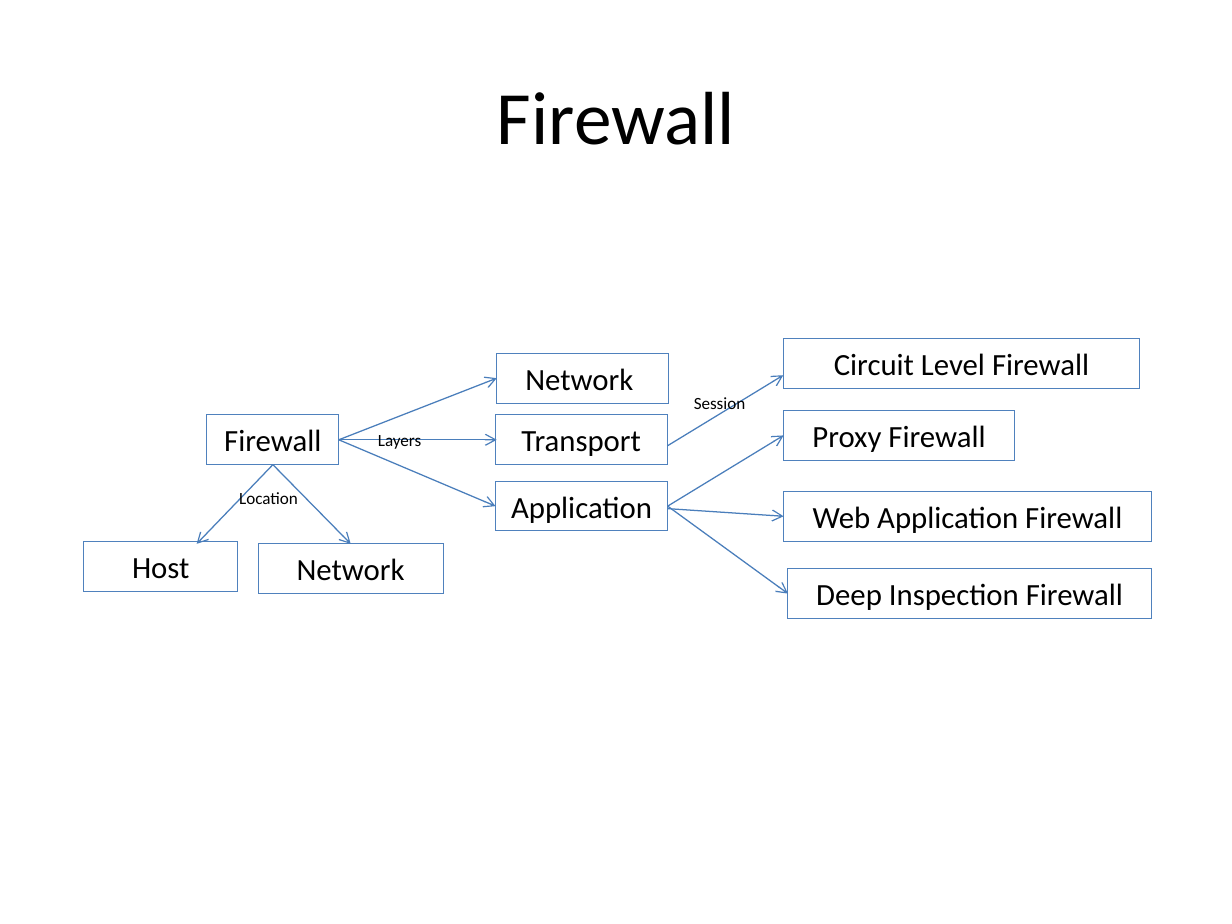
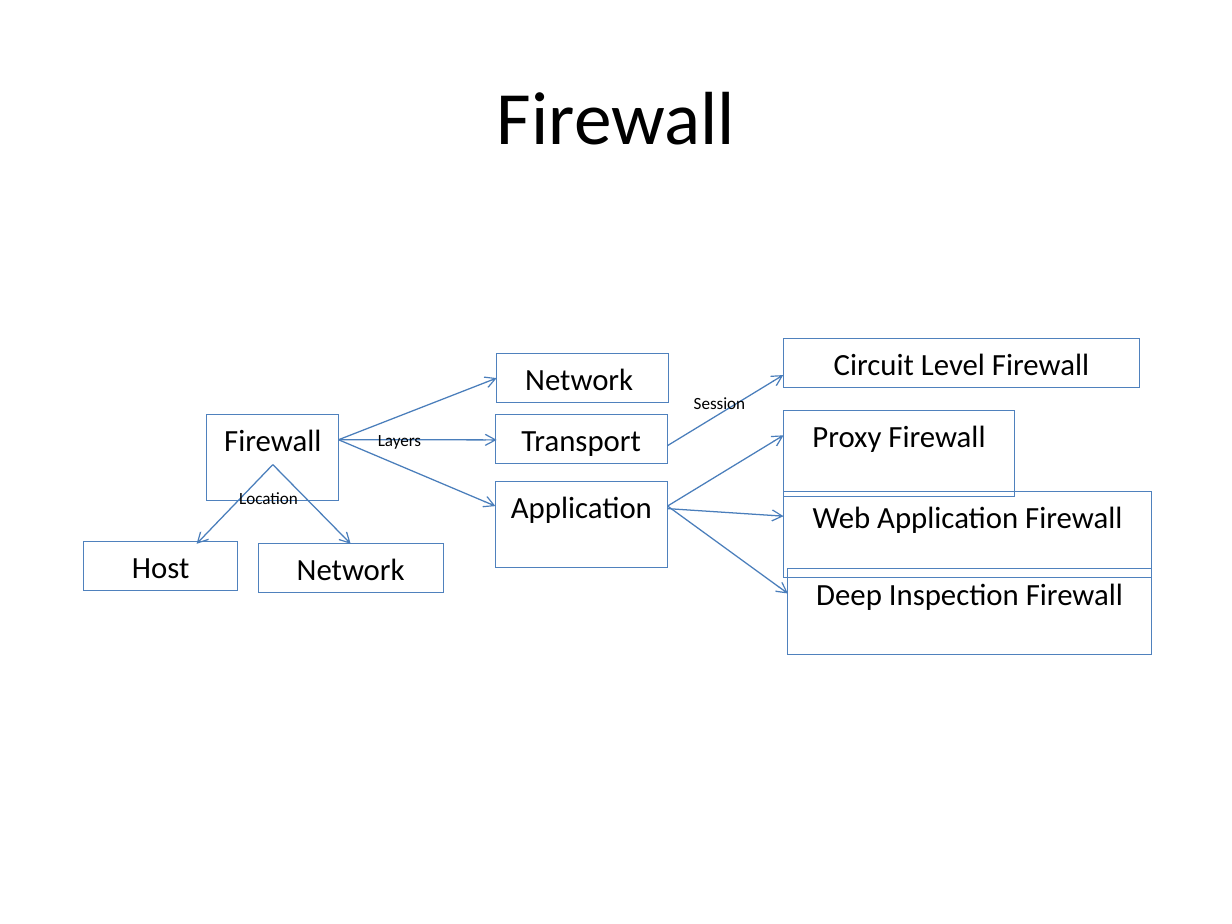
Before and after one commit to VatsalBhuva11/college, a slide deck: slide 9 of Sem 5/CS/notes/network-security/firewall.pptx. Drawn at 1232x924 pixels with LibreOffice and Linux fonts; fonts in the diff are those of the drawing. Boxes give left, top, right and bottom in pixels: in the first picture for what was removed or moved away, otherwise in the second. Text is boxed around its words. In the diff, an @@ line names an element or a change of style, - is before the commit and + after.

```diff
--- a/Sem 5/CS/notes/network-security/firewall.pptx
+++ b/Sem 5/CS/notes/network-security/firewall.pptx
@@ arrow removed from (339, 440) to (496, 378) @@
@@ freeform shape added at bbox=[339, 378, 496, 440], outline #4A7EBB 0.75 pt @@
@@ arrow removed from (668, 446) to (784, 376) @@
@@ freeform shape added at bbox=[668, 375, 784, 445], outline #4A7EBB 0.75 pt @@
@@ outline #4F81BD 0.75 pt to #4F81BD 0 pt in 5 elements at bbox=[784, 492, 1152, 578], bbox=[788, 569, 1152, 655], bbox=[784, 410, 1014, 496], bbox=[495, 482, 668, 568], bbox=[207, 415, 339, 501] @@
@@ rectangle "Firewall": place and size @@
-rectangle "Firewall" at bbox=[207, 415, 339, 464]
+rectangle "Firewall" at bbox=[207, 415, 339, 501]
@@ rectangle "Proxy Firewall": place and size @@
-rectangle "Proxy Firewall" at bbox=[784, 410, 1015, 460]
+rectangle "Proxy Firewall" at bbox=[784, 410, 1014, 496]
@@ arrow removed from (339, 440) to (496, 440) @@
@@ arrow removed from (339, 440) to (495, 506) @@
@@ freeform shape added at bbox=[339, 440, 496, 440], outline #4A7EBB 0.75 pt @@
@@ freeform shape added at bbox=[339, 440, 495, 506], outline #4A7EBB 0.75 pt @@
@@ arrow removed from (668, 506) to (784, 435) @@
@@ freeform shape added at bbox=[668, 435, 784, 505], outline #4A7EBB 0.75 pt @@
@@ arrow removed from (274, 464) to (197, 543) @@
@@ freeform shape added at bbox=[197, 464, 274, 543], outline #4A7EBB 0.75 pt @@
@@ freeform shape added at bbox=[272, 464, 350, 543], outline #4A7EBB 0.75 pt @@
@@ arrow removed from (274, 464) to (351, 543) @@
@@ rectangle "Application": place and size @@
-rectangle "Application" at bbox=[495, 482, 668, 531]
+rectangle "Application" at bbox=[495, 482, 668, 568]
@@ arrow removed from (668, 506) to (788, 594) @@
@@ freeform shape added at bbox=[668, 506, 788, 594], outline #4A7EBB 0.75 pt @@
@@ rectangle "Web Application Firewall": place and size @@
-rectangle "Web Application Firewall" at bbox=[784, 492, 1152, 541]
+rectangle "Web Application Firewall" at bbox=[784, 492, 1152, 578]
@@ rectangle "Deep Inspection Firewall": place and size @@
-rectangle "Deep Inspection Firewall" at bbox=[788, 569, 1152, 618]
+rectangle "Deep Inspection Firewall" at bbox=[788, 569, 1152, 655]
```
Also in this commit, not shown: 8 other slides changed, 5 other files.
